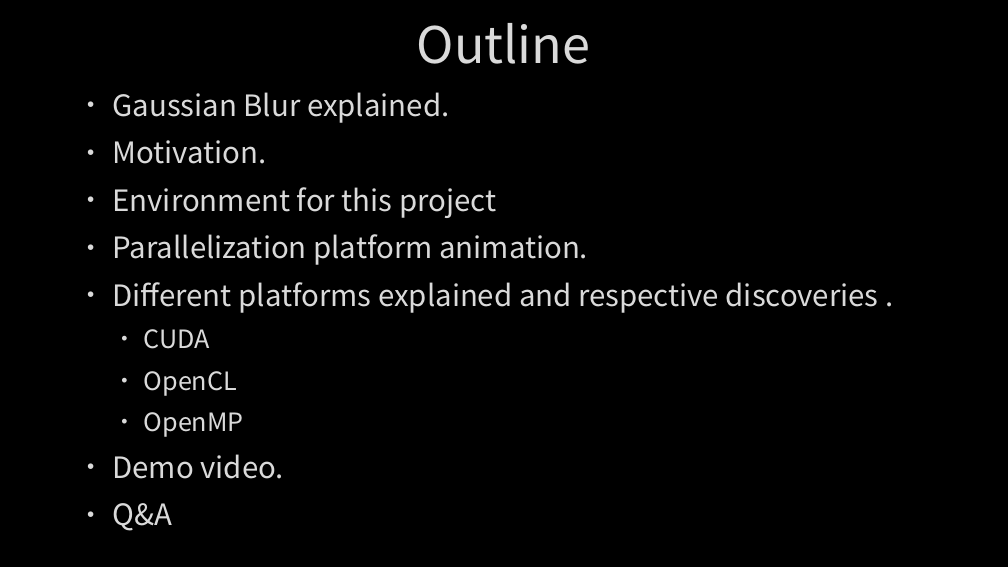
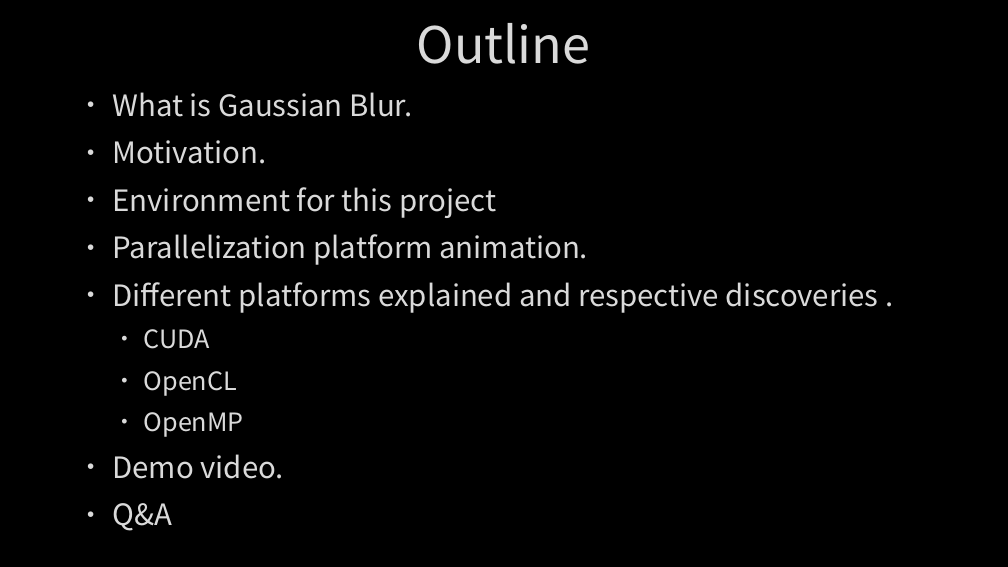
Before and after one commit to Alfons0329/Parallel_Programming_Fall_2018, a slide deck: slide 2 of Final Project/Report.pptx. Drawn at 1008x567 pixels with LibreOffice and Linux fonts; fonts in the diff are those of the drawing; background and template pictures are left out. Boxes give left, top, right and bottom in pixels: in the first picture for what was removed or moved away, otherwise in the second. Text is boxed around its words. In the diff, an @@ line names an element or a change of style, - is before the commit and + after.

```diff
--- a/Final Project/Report.pptx
+++ b/Final Project/Report.pptx
@@ text at (113,92,412,117): text changed @@
-• Gaussian Blur explained.
+• What is Gaussian Blur.
```
Also in this commit, not shown: 6 other slides changed, 2 slides added.
